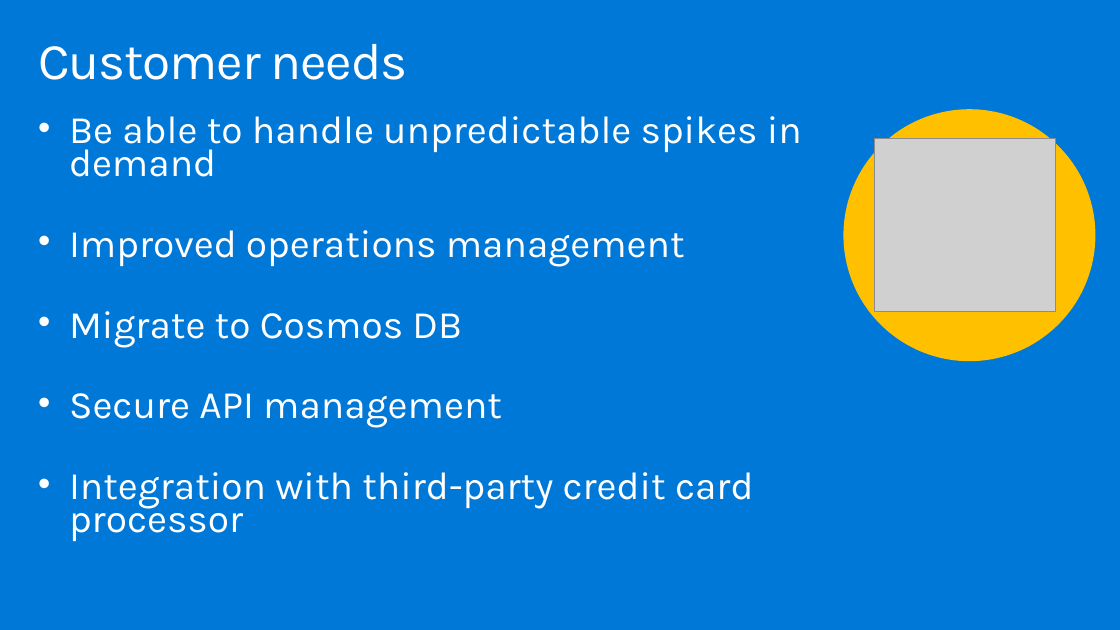
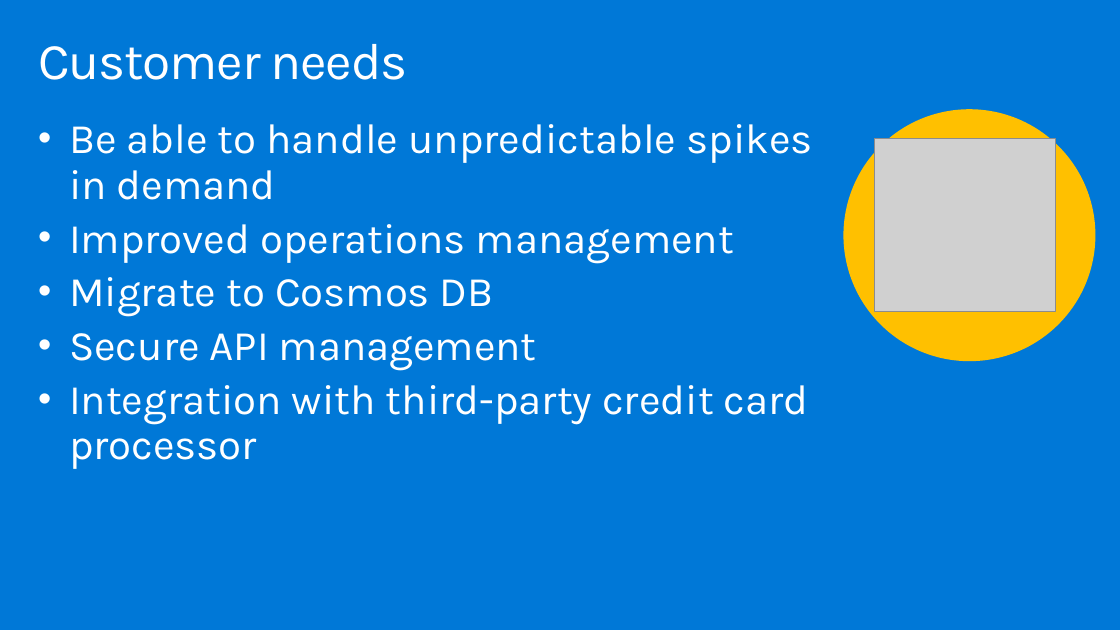
Before and after one commit to yellowbrickcode/MCW-Microservices-architecture, a slide deck: slide 7 of WDS/Whiteboard Design Session Trainer Presentation - Microservices architecture.pptx. Drawn at 1120x630 pixels with LibreOffice and Linux fonts; fonts in the diff are those of the drawing; grey boxes stand for pictures. Boxes give left, top, right and bottom in pixels: in the first picture for what was removed or moved away, otherwise in the second. Text is boxed around its words. In the diff, an @@ line names an element or a change of style, - is before the commit and + after.

```diff
--- a/WDS/Whiteboard Design Session Trainer Presentation - Microservices architecture.pptx
+++ b/WDS/Whiteboard Design Session Trainer Presentation - Microservices architecture.pptx
@@ text "Be able to handle unpredictable ..." at [69, 124, 812, 469]: size 33.3 to 36 pt; line spacing 0.7 to 0.9 @@
```
Also in this commit, not shown: 12 other slides changed, 4 slides added, 8 other files.
